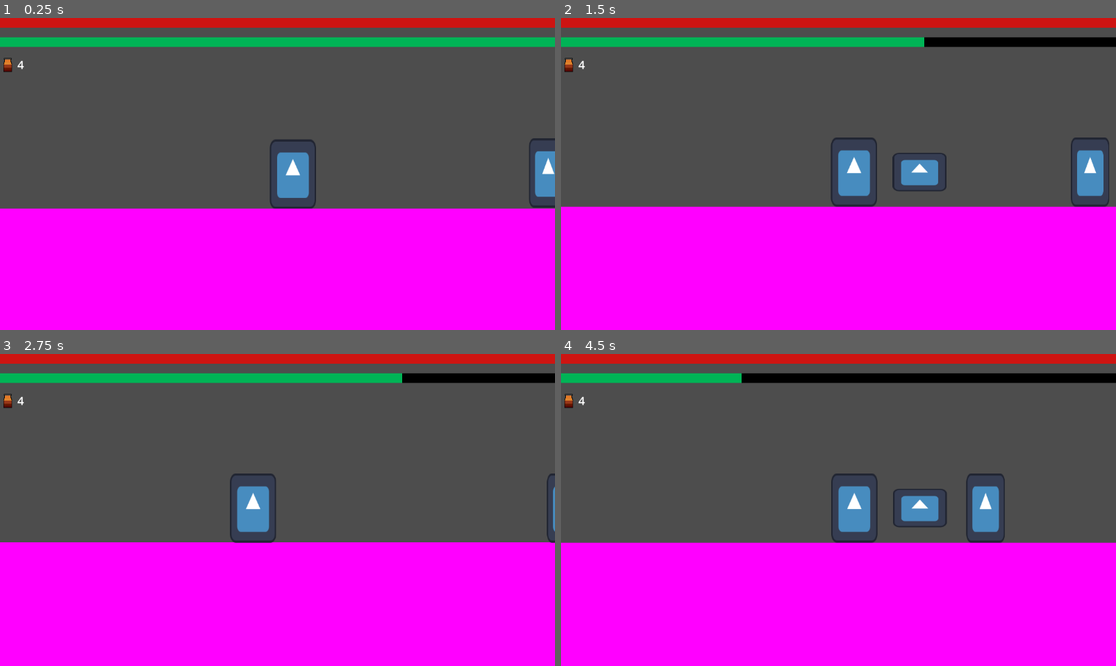
Above: before the commit, frames 1-4 (two rows, left to right).
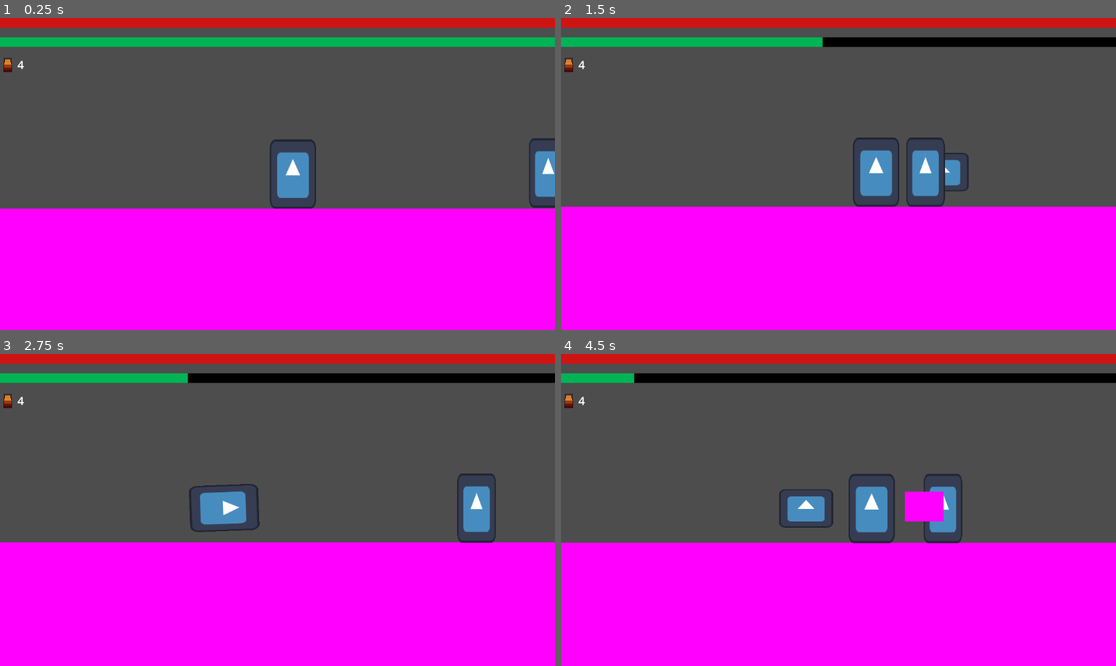
Above: after the commit, the same moments.

Repository: CodeScratcher/soulslike
Game: Godot game, scene res://Levels/test_scene.tscn
Two runs of this game, one before a commit and one after it. Both use one fixed random seed, a clock stepped at 60 frames per second and the inputs below. The engine's default icon, where the game draws it, is replaced by a stand-in: a white triangle on a blue panel in a dark square.
Inputs (mouse positions are in pixels of both pictures, inside the frame that each line leads up to):
- Up to frame 1 (0.25 s): no input
- Up to frame 2 (1.5 s): move the mouse to (960, 158) at 0.52 s; hold D (right) from 0.53 s (still down); right-click (960, 158) at 0.6 s; tap W (jump) at 0.77 s; click (960, 158) at 0.8 s; move the mouse to (727, 189) at 1.27 s; click (727, 189) at 1.35 s
- Up to frame 3 (2.75 s): tap W (jump) at 1.52 s; tap Space (roll) at 1.55, 2.1 s; move the mouse to (333, 441) at 2.02 s; release D (right) at 2.03 s; hold A (left) from 2.03 s (still down); right-click (333, 441) at 2.3 s
- Up to frame 4 (4.5 s): move the mouse to (810, 572) at 2.77 s; release A (left) at 2.78 s; hold D (right) 2.78-4.28 s; tap E (heal) at 2.85 s; tap W (jump) at 3.02, 3.77 s; click (810, 572) at 3.05 s; move the mouse to (1005, 556) at 3.52 s; right-click (1005, 556) at 3.6 s; tap Space (roll) at 3.8 s; move the mouse to (672, 463) at 4.27 s; hold A (left) from 4.28 s (still down); click (672, 463) at 4.35 s

The runs differ from the first frame. In frame 2, 4.2% of the frame differs, in the area x 47-99%, y 6-61%; in frame 3, 4.2%; in frame 4, 4.9%, in the area x 13-80%, y 6-61%.

Commit message:
Fixed several bugs

Diff:
--- a/Objects/Player.tscn
+++ b/Objects/Player.tscn
@@ -112,38 +112,9 @@
 "values": [1, 5]
 }
 
-[sub_resource type="Animation" id="Animation_j070o"]
-resource_name = "heavy_attack"
-length = 2.0
-tracks/0/type = "value"
-tracks/0/imported = false
-tracks/0/enabled = true
-tracks/0/path = NodePath("Hitbox:visible")
-tracks/0/interp = 1
-tracks/0/loop_wrap = true
-tracks/0/keys = {
-"times": PackedFloat32Array(0.8, 1.7),
-"transitions": PackedFloat32Array(1, 1),
-"update": 1,
-"values": [true, false]
-}
-tracks/1/type = "value"
-tracks/1/imported = false
-tracks/1/enabled = true
-tracks/1/path = NodePath("Hitbox/CollisionShape2D:disabled")
-tracks/1/interp = 1
-tracks/1/loop_wrap = true
-tracks/1/keys = {
-"times": PackedFloat32Array(0.8, 1.7),
-"transitions": PackedFloat32Array(1, 1),
-"update": 1,
-"values": [false, true]
-}
-
 [sub_resource type="AnimationLibrary" id="AnimationLibrary_kr5nq"]
 _data = {
 "attack": SubResource("Animation_xbd5x"),
-"heavy_attack": SubResource("Animation_j070o"),
 "roll": SubResource("Animation_vm236"),
 "roll_left": SubResource("Animation_hwddi")
 }
@@ -162,7 +133,6 @@
 
 [node name="Sprite2D" type="Sprite2D" parent="."]
 position = Vector2(16, -28)
-rotation = 6.28319
 scale = Vector2(0.375, 0.5625)
 texture = ExtResource("2_oq334")
 
@@ -208,5 +178,4 @@
 scale = Vector2(0.4375, 0.3125)
 texture = ExtResource("2_oq334")
 
-[connection signal="area_entered" from="Hurtbox" to="." method="hit"]
-[connection signal="body_entered" from="Hitbox" to="." method="_on_hitbox_body_entered"]
+[connection signal="area_entered" from="Hitbox" to="." method="_on_hitbox_area_entered"]
--- a/Objects/test_enemy.tscn
+++ b/Objects/test_enemy.tscn
@@ -178,6 +178,6 @@
 [connection signal="area_entered" from="Hurtbox" to="." method="enemy_bonked"]
 [connection signal="body_entered" from="DetectRadius" to="." method="_on_detect_radius_body_entered"]
 [connection signal="body_exited" from="DetectRadius" to="." method="_on_detect_radius_body_exited"]
-[connection signal="body_entered" from="Hitbox" to="." method="_on_hitbox_body_entered"]
+[connection signal="area_entered" from="Hitbox" to="." method="_on_hitbox_area_entered"]
 [connection signal="body_entered" from="AttackArea" to="." method="_on_attack_area_body_entered"]
 [connection signal="body_exited" from="AttackArea" to="." method="_on_attack_area_body_exited"]
--- a/Scripts/Player.gd
+++ b/Scripts/Player.gd
@@ -25,8 +25,8 @@
 var hit_iframes = 0
 var flasks = 4
 
-var light_damage = 5;
-var heavy_damage = 25;
+var light_damage = 5
+var heavy_damage = 25
 
 func handle_gravity(delta):
 	if not is_on_floor():
@@ -79,11 +79,6 @@
 		$AnimationPlayer.play("heavy_attack")
 		stamina -= 35
 
-func _on_hitbox_body_entered(body):
-	if $AnimationPlayer.current_animation == "attack" and body.is_in_group("enemy"):
-		body.hp -= light_damage
-	elif $AnimationPlayer.current_animation == "heavy_attack" and body.is_in_group("enemy"):
-		body.hp -= heavy_damage
 
 func _physics_process(delta):
 	var in_roll = $AnimationPlayer.current_animation == "roll" or $AnimationPlayer.current_animation == "roll_left"
@@ -99,7 +94,6 @@
 		handle_attack(delta)
 		handle_heavy_attack(delta)
 	elif in_roll:
-		print(velocity.x)
 		velocity.x = ROLL_SPEED * (-1 if $Sprite2D.flip_h else 1)
 	elif in_attack:
 		velocity.x = 0
@@ -131,3 +125,11 @@
 			flasks -= 1
 		# look at the clamp function
 		hp = clamp(hp, 0, MAX_HP)
+
+
+func _on_hitbox_area_entered(area):
+	var body = area.get_parent()
+	if $AnimationPlayer.current_animation == "attack" and body.is_in_group("enemy"):
+		body.hp -= light_damage
+	elif $AnimationPlayer.current_animation == "heavy_attack" and body.is_in_group("enemy"):
+		body.hp -= heavy_damage
--- a/Scripts/test_enemy.gd
+++ b/Scripts/test_enemy.gd
@@ -9,7 +9,7 @@
 var target = null
 var player_in_range = false
 var atk_cooldown = 2.0
-var damage = 20;
+var damage = 20
 
 func _physics_process(delta):
 	if not is_on_floor():
@@ -26,7 +26,6 @@
 	move_and_slide()
 
 	atk_cooldown -= delta
-	print(atk_cooldown)
 
 	if player_in_range == true:
 		if atk_cooldown <= 0.0:
@@ -35,6 +34,8 @@
 			else:
 				$AnimationPlayer.play("attack_left")
 			atk_cooldown = 2.0
+	if hp <= 0:
+			queue_free()
 
 
 func _on_detect_radius_body_entered(body):
@@ -55,8 +56,10 @@
 	if body.is_in_group("player"):
 		player_in_range = false
 
-func _on_hitbox_body_entered(body):
-	if $AnimationPlayer.current_animation == "attack" and body.is_in_group("player"):
+func _on_hitbox_area_entered(area):
+	var body = area.get_parent()
+	print(body.hp)
+	var in_attack = $AnimationPlayer.current_animation == "attack" or $AnimationPlayer.current_animation == "attack_left"
+	if in_attack and body.is_in_group("player") and body.hit_iframes <= 0:
 		body.hp -= damage
-		if hp <= 0:
-			queue_free()
+		body.hit_iframes = 5.0
Not shown: 1 places in Objects/Player.tscn that only renumber resources
